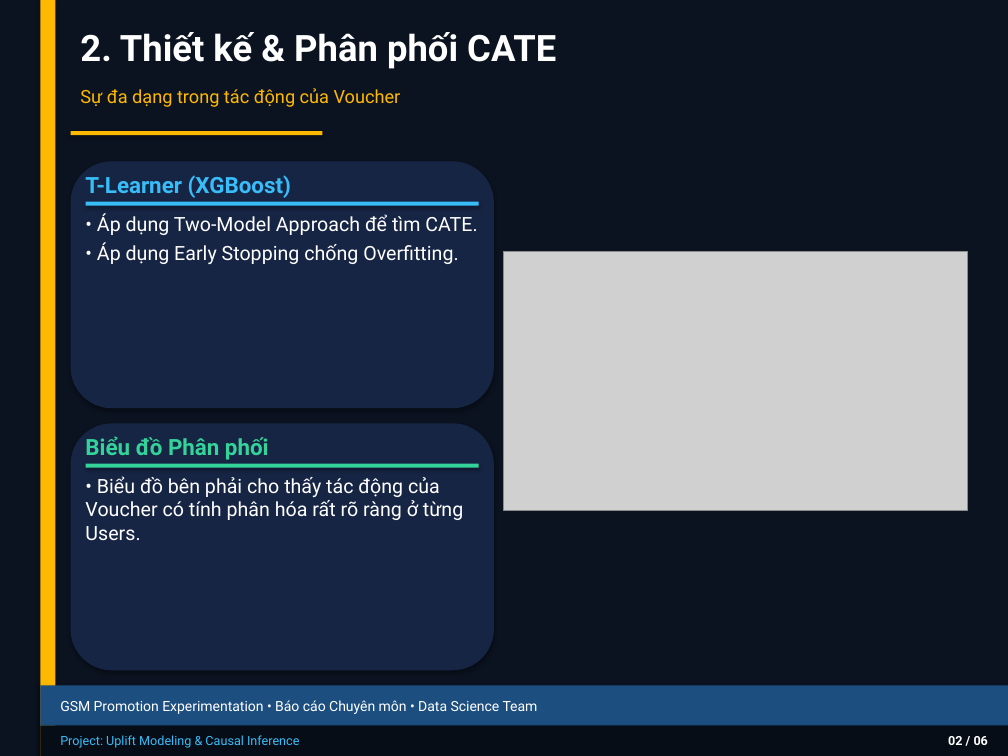
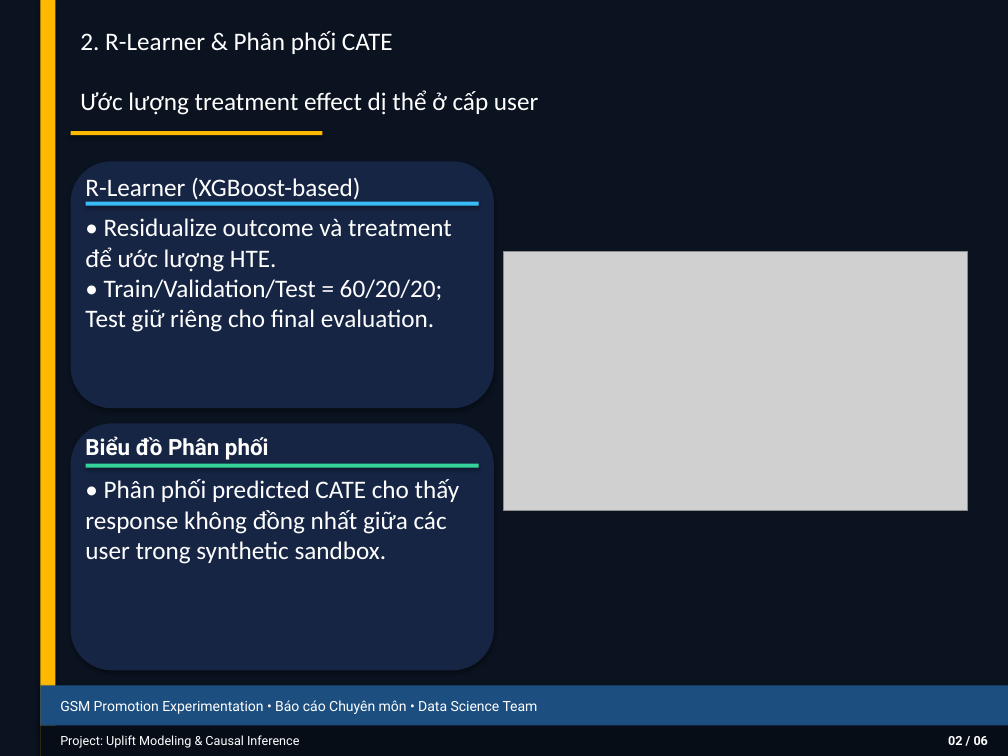
Before and after one commit to thaibuivan/GSM-promotion-experimentation, a slide deck: slide 3 of docs/Week5_Uplift_Modeling_Summary.pptx. Drawn at 1008x756 pixels with LibreOffice and Linux fonts; fonts in the diff are those of the drawing; grey boxes stand for pictures. Boxes give left, top, right and bottom in pixels: in the first picture for what was removed or moved away, otherwise in the second. Text is boxed around its words. In the diff, an @@ line names an element or a change of style, - is before the commit and + after.

```diff
--- a/docs/Week5_Uplift_Modeling_Summary.pptx
+++ b/docs/Week5_Uplift_Modeling_Summary.pptx
@@ text at box(80, 31, 393, 54): text changed; size 26 to 18 pt; font Roboto to Calibri; bold off @@
-2. Thiết kế & Phân phối CATE
+2. R-Learner & Phân phối CATE
@@ text at box(80, 90, 538, 115): text changed; size 13 to 18 pt; font Roboto to Calibri; text colour #FFB800 to #FFFFFF @@
-Sự đa dạng trong tác động của Voucher
+Ước lượng treatment effect dị thể ở cấp user
@@ text at box(85, 177, 361, 202): text changed; size 16 to 18 pt; font Roboto to Calibri; text colour #38BDF8 to #FFFFFF; bold off @@
-T-Learner (XGBoost)
+R-Learner (XGBoost-based)
@@ text at box(85, 218, 452, 332): text changed; size 14 to 18 pt; font Roboto to Calibri @@
-• Áp dụng Two-Model Approach để tìm CATE.
-• Áp dụng Early Stopping chống Overfitting.
+• Residualize outcome và treatment để ước lượng HTE.
+• Train/Validation/Test = 60/20/20; Test giữ riêng cho final evaluation.
@@ text "Biểu đồ Phân phối" at box(85, 436, 269, 460): text colour #34D399 to #FFFFFF @@
@@ text at box(85, 479, 460, 564): text changed; size 14 to 18 pt; font Roboto to Calibri @@
-• Biểu đồ bên phải cho thấy tác động của Voucher có tính phân hóa rất rõ ràng ở từng Users.
+• Phân phối predicted CATE cho thấy response không đồng nhất giữa các user trong synthetic sandbox.
@@ text "Project: Uplift Modeling & Causal ..." at box(60, 735, 299, 748): text colour #38BDF8 to #FFFFFF @@
```
Also in this commit, not shown: 6 other slides changed, 5 other files.
